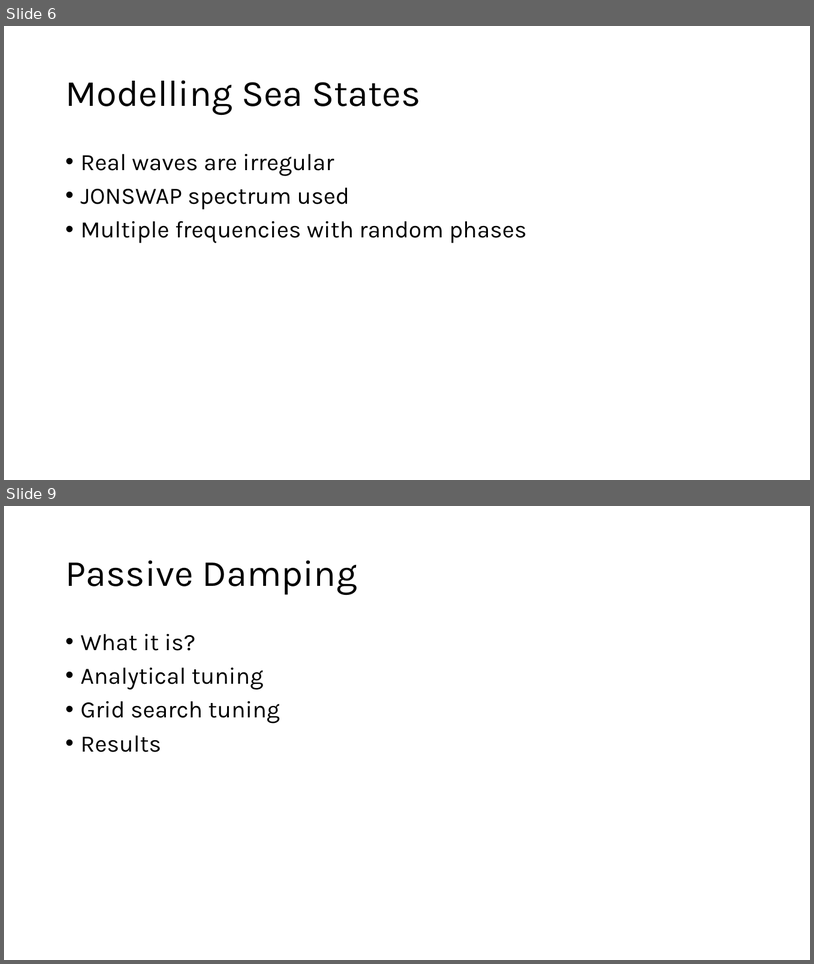
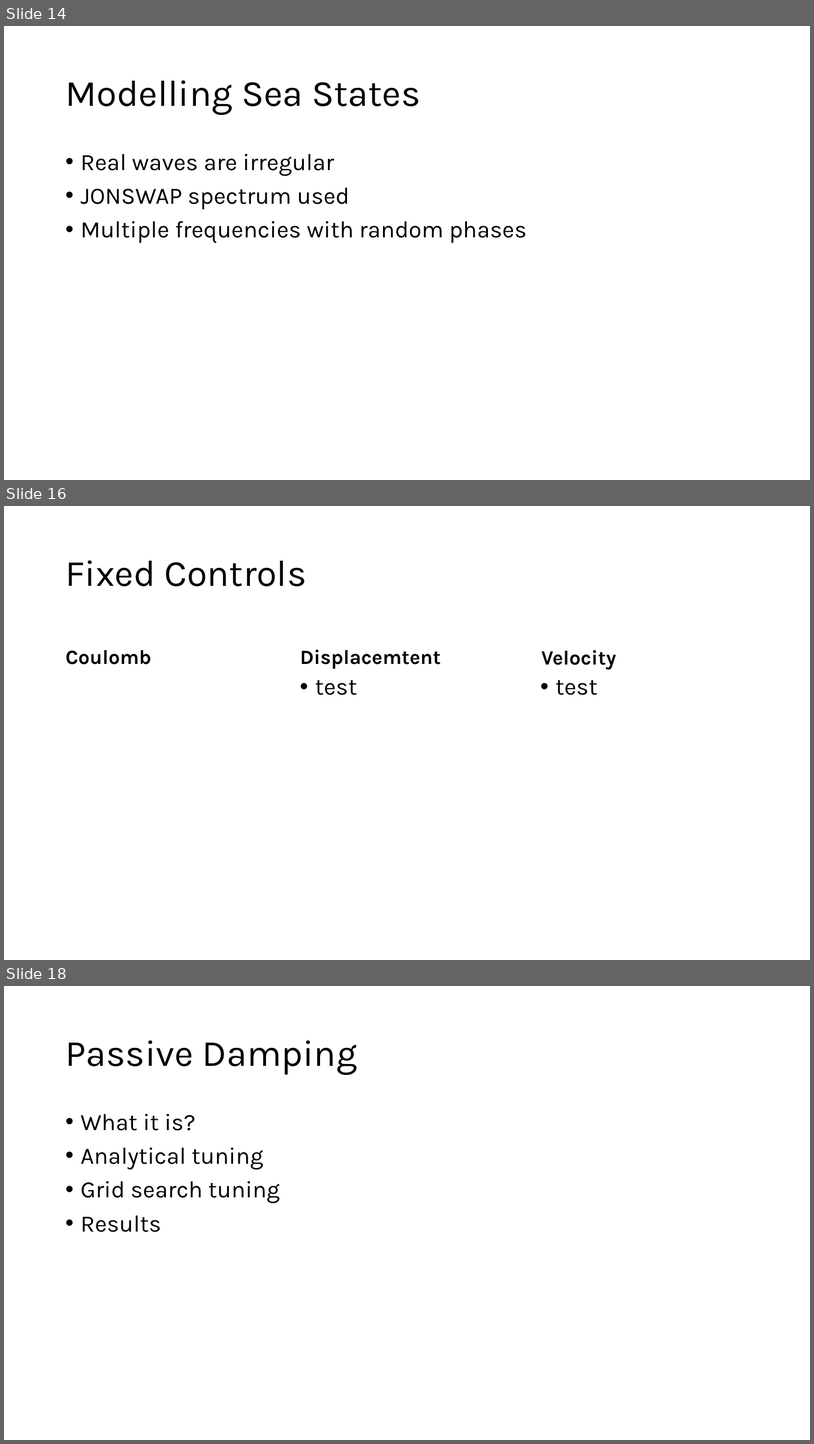
Before and after one commit to lbuckley-jpg/MDM2-Project-2, a slide deck: Presentation/wave_energy_presentation.pptx. Shown one above the other, each under a label of ours: slides 6 and 9 before the commit, slides 14, 16 and 18 after it; the slides between them are not shown. The pictures are 814x964 and 814x1444 pixels, drawn with LibreOffice and Linux fonts; fonts in the diff are those of the drawing; grey boxes stand for pictures. Boxes give left, top, right and bottom in pixels: in the first picture for what was removed or moved away, otherwise in the second. Text is boxed around its words. In the diff, an @@ line names an element or a change of style, - is before the commit and + after.

```diff
--- a/Presentation/wave_energy_presentation.pptx
+++ b/Presentation/wave_energy_presentation.pptx
@@ slide 16 added at [4, 506, 810, 960], background #FFFFFF @@
@@ title added at [66, 560, 306, 586], 44 pt, text #000000 @@
+Fixed Controls
@@ text added at [300, 649, 441, 669], 24 pt, text #000000, bold @@
+Displacemtent
@@ text added at [66, 650, 152, 664], 24 pt, text #000000, bold @@
+Coulomb
@@ text added at [542, 650, 617, 670], 24 pt, text #000000, bold @@
+Velocity
@@ text added at [315, 680, 357, 695], 28 pt, text #000000 @@
+• test
@@ text added at [556, 680, 598, 695], 28 pt, text #000000 @@
+• test
@@ what was slide 6 is now slide 14 @@
@@ what was slide 9 is now slide 18 @@
```
Also in this commit, not shown: 6 slides changed, 11 other slides added, 1 slide removed, 4 other files.
